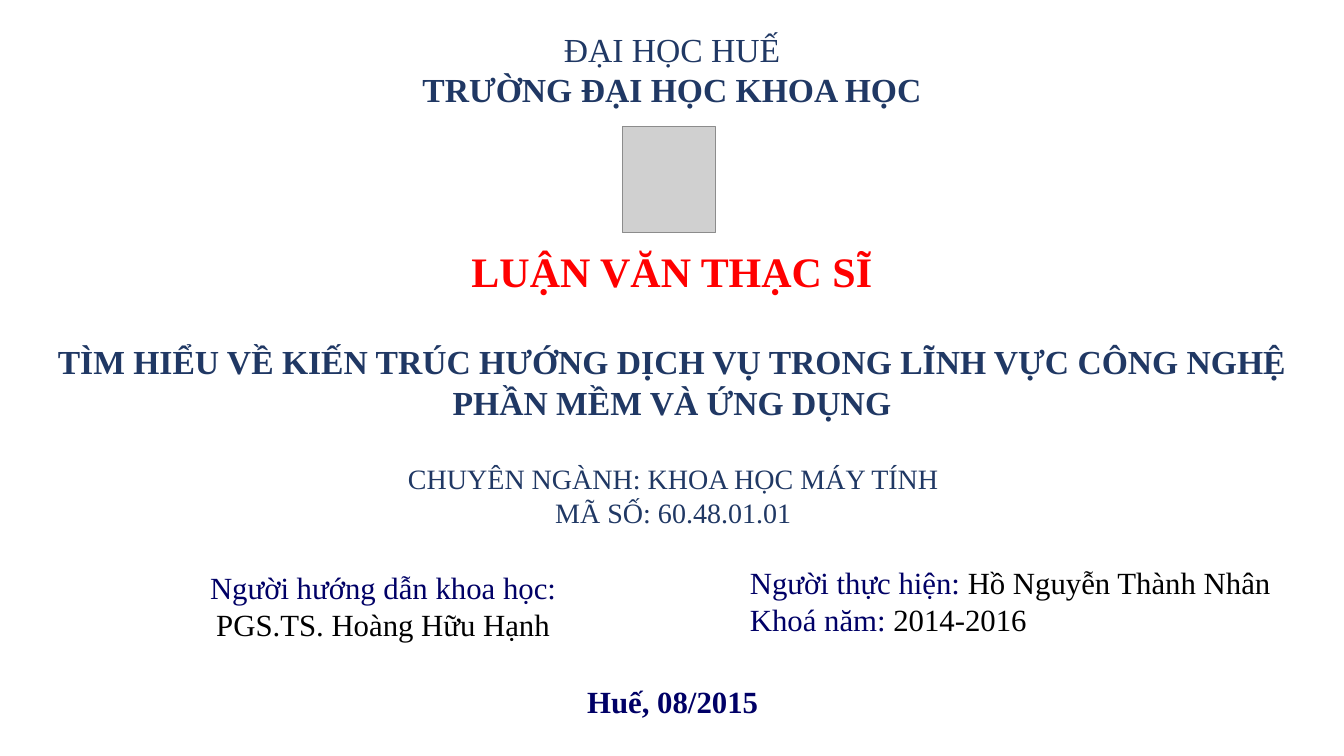
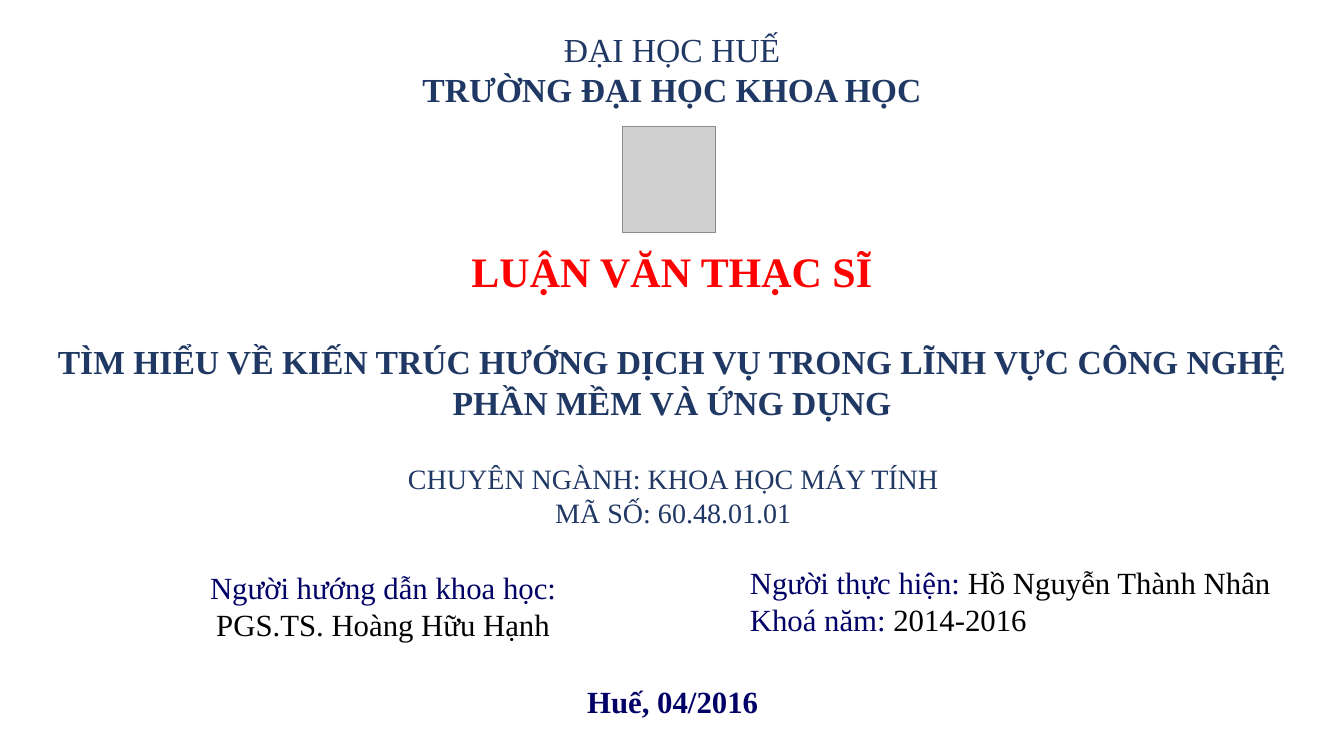
Before and after one commit to nhanhnt/LUANVAN, a slide deck: slide 1 of WORD/luanvan_nhanhnt.pptx. Drawn at 1344x756 pixels with LibreOffice and Linux fonts; fonts in the diff are those of the drawing; grey boxes stand for pictures; background and template pictures are left out. Boxes give left, top, right and bottom in pixels: in the first picture for what was removed or moved away, otherwise in the second. Text is boxed around its words. In the diff, an @@ line names an element or a change of style, - is before the commit and + after.

```diff
--- a/WORD/luanvan_nhanhnt.pptx
+++ b/WORD/luanvan_nhanhnt.pptx
@@ text at box(587, 690, 758, 718): text changed @@
-Huế, 08/2015
+Huế, 04/2016
```
Also in this commit, not shown: 1 other slide changed, 3 slides added, 1 slide removed.
